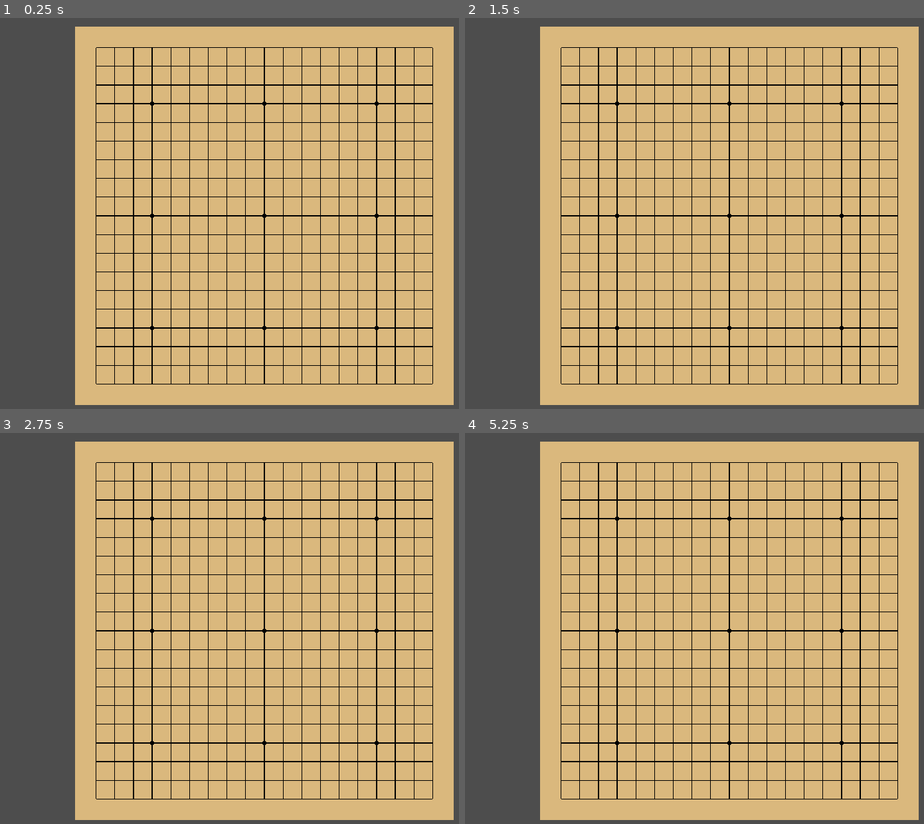
Above: before the commit, frames 1-4 (two rows, left to right).
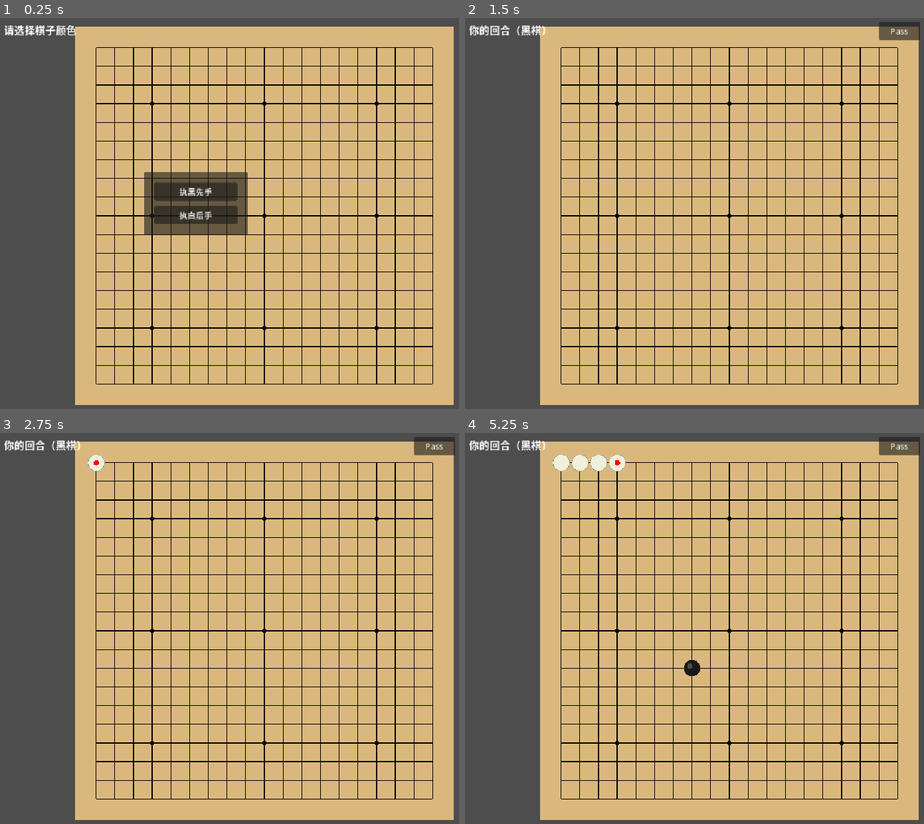
Above: after the commit, the same moments.

Repository: SSSxSSSxSSS/WeiQi
Game: Godot game, scene res://src/scenes/main.tscn
Two runs of this game, one before a commit and one after it. Both use one fixed random seed, a clock stepped at 60 frames per second and the inputs below.
Inputs (mouse positions are in pixels of both pictures, inside the frame that each line leads up to):
- Up to frame 1 (0.25 s): no input
- Up to frame 2 (1.5 s): click (662, 190) at 0.5 s, where only the run after the commit has a clickable "执黑先手"; click (662, 190) at 1.25 s, where only the run after the commit has a clickable "简单（随机）"
- Up to frame 3 (2.75 s): click (436, 444) at 2 s, where only the run after the commit has a clickable "Pass"
- Up to frame 4 (5.25 s): click (901, 444) at 2.75 s, where only the run after the commit has a clickable "Pass"; click (901, 444) at 3.5 s, where only the run after the commit has a clickable "Pass"; tap Enter at 4.25 s; move the mouse to (845, 612) at 4.27 s; hold Shift 4.28-5 s; click (845, 612) at 4.42 s; tap Space at 5 s; drag from (621, 651) to (703, 710) at 5.02 s

The runs differ from the first frame. In frame 1, 3.6% of the frame differs, in the area x 0-54%, y 1-56%; in frame 2, 0.7%; in frame 3, 0.8%; in frame 4, 1.3%.

Commit message:
fix: GameController extends Control，修复 UI 不可见

Diff:
--- a/src/game/game_controller.gd
+++ b/src/game/game_controller.gd
@@ -1,6 +1,6 @@
 # src/game/game_controller.gd
 class_name GameController
-extends Node
+extends Control
 
 enum State { COLOR_SELECT, DIFFICULTY_SELECT, PLAYER_TURN, AI_TURN, GAME_OVER }
 
--- a/src/scenes/main.tscn
+++ b/src/scenes/main.tscn
@@ -1,10 +1,18 @@
 [gd_scene format=3]
 
 [ext_resource type="Script" path="res://src/ui/board_renderer.gd" id="1_g0snu"]
+[ext_resource type="Script" path="res://src/game/game_controller.gd" id="2_game_ctrl"]
 
 [node name="root" type="Node2D" unique_id=2010308247]
 
 [node name="BoardRenderer" type="Node2D" parent="." unique_id=1685658025]
 script = ExtResource("1_g0snu")
 
-[node name="GameController" type="Node" parent="." unique_id=1143747780]
+[node name="GameController" type="Control" parent="." unique_id=1143747780]
+script = ExtResource("2_game_ctrl")
+layout_mode = 3
+anchors_preset = 15
+anchor_right = 1.0
+anchor_bottom = 1.0
+grow_horizontal = 2
+grow_vertical = 2
